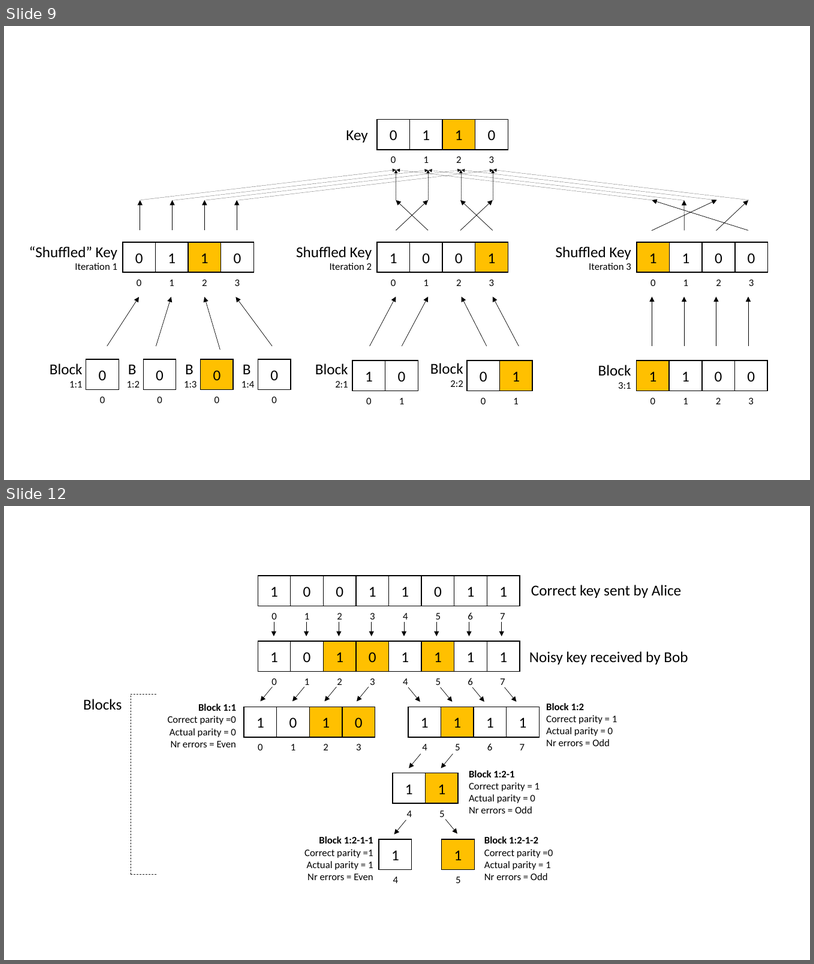
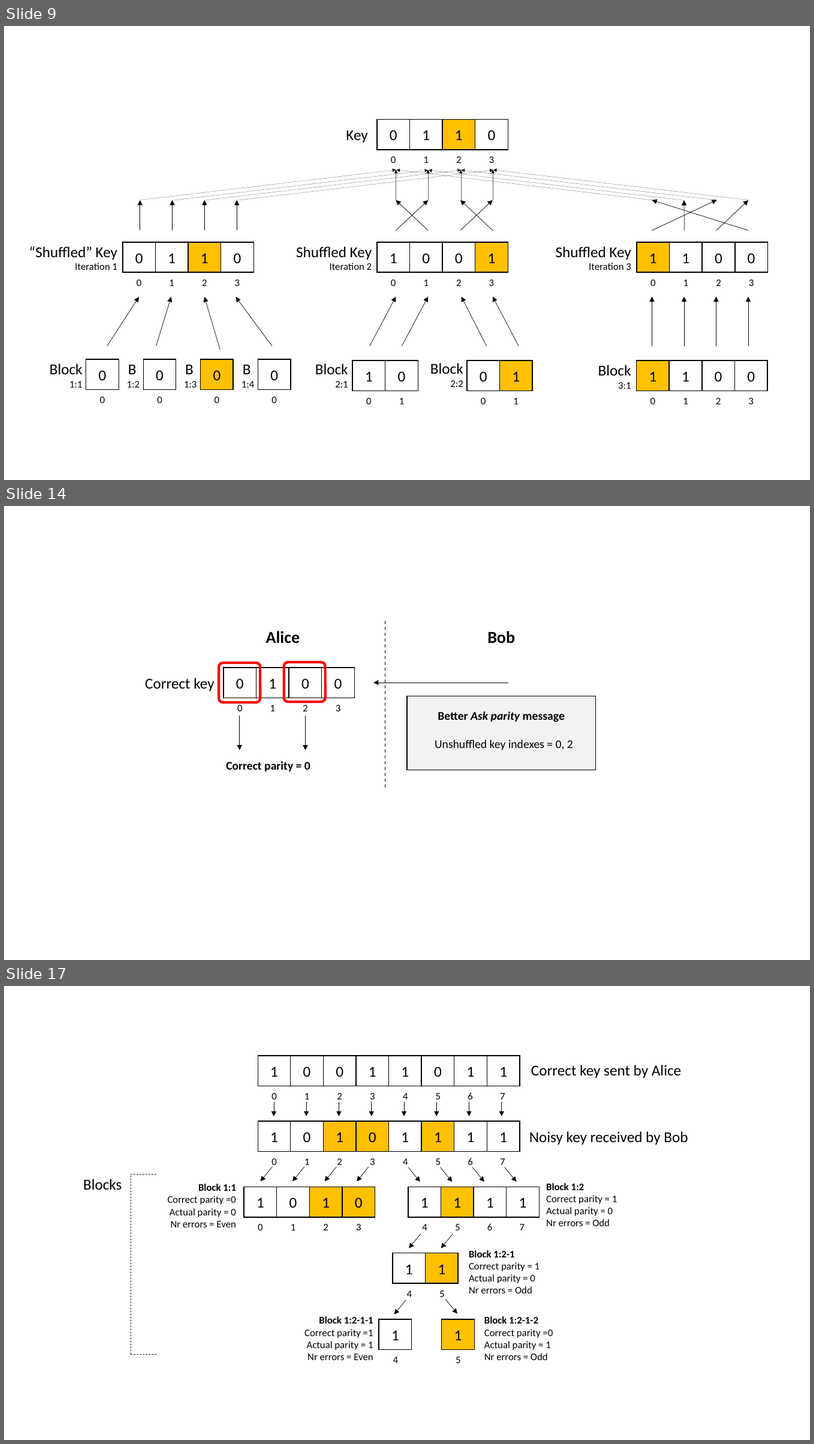
Before and after one commit to brunorijsman/cascade-python, a slide deck: docs/source/figures/figures.pptx. Shown one above the other, each under a label of ours: slides 9 and 12 before the commit, slides 9, 14 and 17 after it; the slides between them are not shown. The pictures are 814x964 and 814x1444 pixels, drawn with LibreOffice and Linux fonts; fonts in the diff are those of the drawing. Boxes give left, top, right and bottom in pixels: in the first picture for what was removed or moved away, otherwise in the second. Text is boxed around its words. In the diff, an @@ line names an element or a change of style, - is before the commit and + after.

Commit message:
compute correct parity

```diff
--- a/docs/source/figures/figures.pptx
+++ b/docs/source/figures/figures.pptx
@@ slide 14 added at [4, 506, 810, 960], background #FFFFFF @@
@@ text added at [266, 631, 300, 643], 20 pt, text #000000, bold @@
+Alice
@@ line added from (386, 621) to (386, 789), #000000 1 pt dashed @@
@@ text added at [488, 631, 515, 643], 20 pt, text #000000, bold @@
+Bob
@@ rounded rectangle added at [219, 663, 260, 702], outline #FF0000 3 pt @@
@@ rounded rectangle added at [284, 662, 325, 702], outline #FF0000 3 pt @@
@@ text added at [145, 678, 214, 691], 18 pt, text #000000 @@
+Correct key
@@ arrow added from (509, 682) to (374, 682), #000000 0.5 pt @@
@@ rectangle added at [408, 696, 596, 770], fill #F2F2F2, outline #000000 1 pt, 14 pt, text #000000 @@
+Better Ask parity message
+Unshuffled key indexes = 0, 2
@@ arrow added from (240, 716) to (240, 750), #000000 0.5 pt @@
@@ arrow added from (306, 716) to (306, 750), #000000 0.5 pt @@
@@ group added at [224, 667, 355, 711]: 4 rectangles, 4 texts @@
+0
+1
+0
+0
+0
+1
+2
+3
@@ text added at [226, 761, 311, 771], 14 pt, text #000000, bold @@
+Correct parity = 0
@@ what was slide 12 is now slide 17 @@
```
Also in this commit, not shown: 2 slides changed, 5 other slides added, 7 other files.
